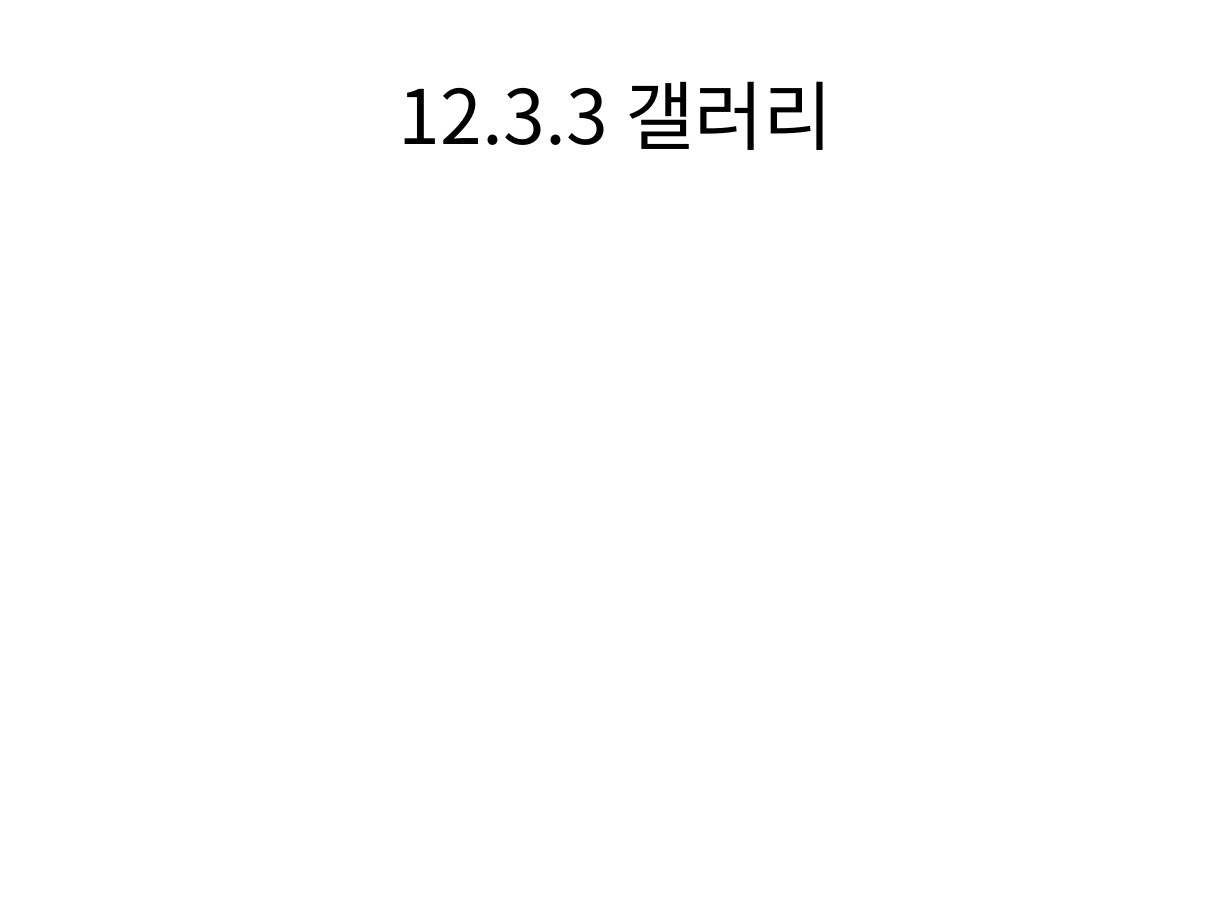
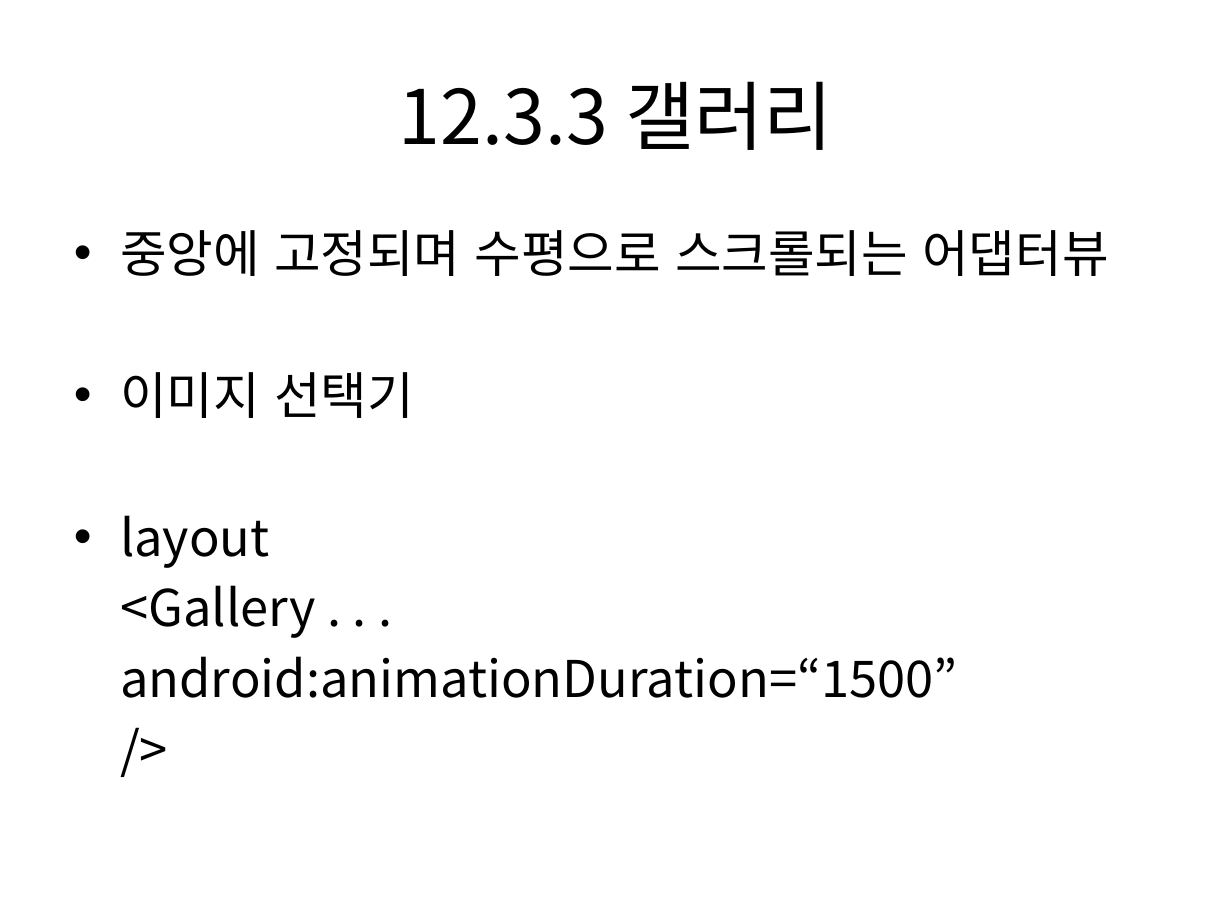
Before and after one commit to dummyFirst/NHK_Japanese, a slide deck: slide 13 of Android/안드로이드 프로그래밍 정복/Chapter12 어댑터뷰.pptx. Drawn at 1232x924 pixels with LibreOffice and Linux fonts; fonts in the diff are those of the drawing. Boxes give left, top, right and bottom in pixels: in the first picture for what was removed or moved away, otherwise in the second. Text is boxed around its words. In the diff, an @@ line names an element or a change of style, - is before the commit and + after.

Commit message:
OutLine 12.3.3 갤러리

```diff
--- a/Android/안드로이드 프로그래밍 정복/Chapter12 어댑터뷰.pptx
+++ b/Android/안드로이드 프로그래밍 정복/Chapter12 어댑터뷰.pptx
@@ text added at box(120, 230, 1108, 698), 29.6 pt, text #000000 @@
+• 중앙에 고정되며 수평으로 스크롤되는 어댑터뷰
+• 이미지 선택기
+• layout
+<Gallery . . .
+android:animationDuration=“1500”
+/>
```
Also in this commit, not shown: 2 slides added.
